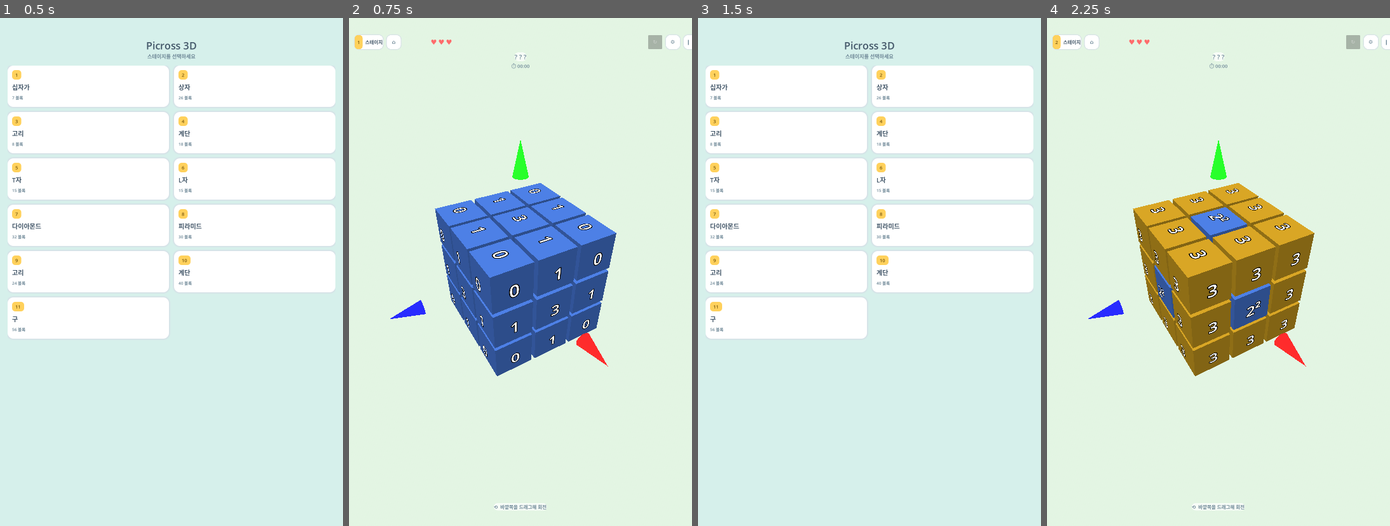
Above: before the commit, frames 1-4 (left to right).
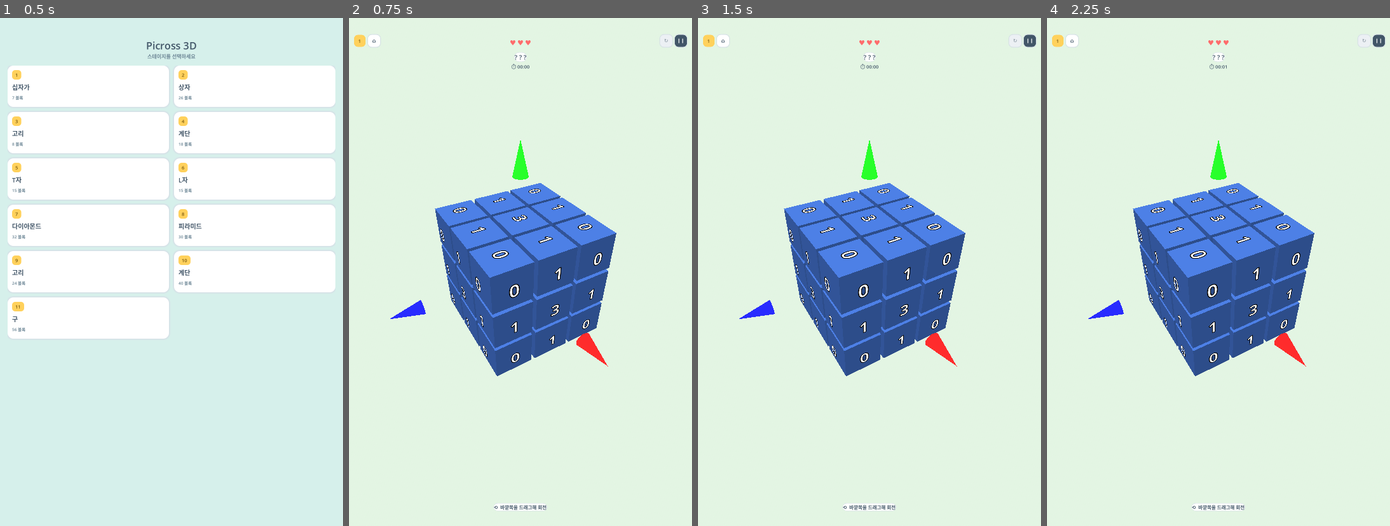
Above: after the commit, the same moments.

Repository: Leewang31/SP-3D_nonogram
Game: Godot game, scene res://Home.tscn
Two runs of this game, one before a commit and one after it. Both use one fixed random seed, a clock stepped at 60 frames per second and the inputs below.
Inputs (mouse positions are in pixels of both pictures, inside the frame that each line leads up to):
- Up to frame 1 (0.5 s): no input
- Up to frame 2 (0.75 s): click (438, 84) at 0.52 s
- Up to frame 3 (1.5 s): click "⌂" at 1.25 s
- Up to frame 4 (2.25 s): click (1300, 84) at 2.02 s

Frame 1 is identical in both runs. In frame 2, 0.7% of the frame differs, in the area x 1-100%, y 3-97%; in frame 3, 47%, in the area x 1-99%, y 3-97%; in frame 4, 13%.

Commit message:
fix: HUD top bar overflow, dead gear button, low contrast, and clue label mirroring
Top bar buttons overflowed off-screen on narrow devices since they were
laid out sequentially with fixed-width spacers; split into independently
anchored left/center/right groups. Removed the unwired gear button,
swapped INK_SOFT (~3:1 contrast) for INK (~7:1) on title/timer/hint text,
gave pills opaque backgrounds with borders, and gave the pause button a
filled primary style to distinguish it from secondary actions.

ClueDisplay's hand-derived Euler rotations for X/Z side-face labels also
mirrored text on one sign due to Label3D's double-sided rendering;
replaced with Basis.looking_at() aligned to each face's outward normal.

Co-Authored-By: Claude Sonnet 5 <noreply@anthropic.com>

Diff:
--- a/scripts/ClueDisplay.gd
+++ b/scripts/ClueDisplay.gd
@@ -30,7 +30,7 @@
 	var text := _format_clue_text(clue, groups)
 	for sign: int in [SIGN_POS, SIGN_NEG]:
 		var label := _make_label(text)
-		label.rotation = _face_rotation(axis, sign)
+		_apply_face_orientation(label, axis, sign)
 
 		var offset := sign * (BlockGrid.BLOCK_SIZE / 2.0 + LABEL_OFFSET)
 		match axis:
@@ -40,11 +40,20 @@
 
 		block.add_child(label)
 
-func _face_rotation(axis: int, sign: int) -> Vector3:
-	match axis:
-		0: return Vector3(0, PI / 2.0 * sign, 0)                       # X+/X- 면을 바라보도록 회전
-		1: return Vector3(-PI / 2.0 * sign, 0, 0)                      # Y+/Y- 면을 바라보도록 회전
-		_: return Vector3.ZERO if sign > 0 else Vector3(0, PI, 0)      # Z+ (기본) / Z-
+# Label3D의 가독면은 로컬 +Z(기존 Z+/기본 케이스로 검증된 기준). X/Z 측면 라벨은
+# looking_at()으로 바깥쪽 법선을 향해 견고하게 정렬 — 기존에 축별로 손으로 유도한
+# 오일러각 공식이 X-/Z- 면에서 라벨 뒷면(거울에 비친 좌우反전 글자)을 보여주는
+# 버그를 유발해(2026-07-18 QA 스크린샷 제보), looking_at 기반으로 교체.
+# Y(상/하)면은 법선이 world up과 평행해 looking_at의 up 기준이 성립하지 않으므로
+# 기존 X축 회전 방식을 그대로 유지.
+func _apply_face_orientation(label: Label3D, axis: int, sign: int) -> void:
+	if axis == 1:
+		label.rotation = Vector3(-PI / 2.0 * sign, 0, 0)
+		return
+	var normal := Vector3(sign, 0, 0) if axis == 0 else Vector3(0, 0, sign)
+	var t := label.transform
+	t.basis = Basis.looking_at(-normal, Vector3.UP)
+	label.transform = t
 
 func _format_clue_text(clue: int, groups: int) -> String:
 	if groups < 2:
--- a/scripts/HUD.gd
+++ b/scripts/HUD.gd
@@ -9,7 +9,6 @@
 const CARD_COLOR := Color(1, 1, 1)
 const CARD_SHADOW := Color(0.835, 0.871, 0.902)
 const INK := Color(0.259, 0.337, 0.408)      # #42606f
-const INK_SOFT := Color(0.427, 0.529, 0.588) # #6d8c9d
 const HEART_FULL := Color(1.0, 0.42, 0.42)
 const HEART_EMPTY := Color(0.886, 0.776, 0.776)
 const STAGE_BADGE := Color(1.0, 0.82, 0.36)
@@ -28,43 +27,51 @@
 	_build()
 
 func _build() -> void:
-	var top_bar := HBoxContainer.new()
-	top_bar.set_anchors_preset(Control.PRESET_TOP_WIDE)
-	top_bar.position = Vector2(18, 54)
-	top_bar.add_theme_constant_override("separation", 12)
-	add_child(top_bar)
-
-	top_bar.add_child(_make_stage_badge())
+	# 좌/중앙/우 3그룹을 각각 화면 기준으로 독립 앵커링 — 한 HBoxContainer에 순차 배치하던
+	# 이전 방식은 고정폭 스페이서(70px) 누적이 좁은 화면 폭을 넘기면 오른쪽 버튼이 잘려나감
+	# (2026-07-18 스크린샷 QA로 발견). 그룹별 앵커는 화면 폭과 무관하게 항상 안전하게 맞음.
+	var left_group := HBoxContainer.new()
+	left_group.set_anchors_preset(Control.PRESET_TOP_LEFT)
+	left_group.position = Vector2(16, 53)
+	left_group.add_theme_constant_override("separation", 8)
+	add_child(left_group)
+
+	left_group.add_child(_make_stage_badge())
 
 	var home_btn := _make_icon_button("⌂")
 	home_btn.pressed.connect(func(): home_pressed.emit())
-	top_bar.add_child(home_btn)
-
-	var spacer1 := Control.new()
-	spacer1.custom_minimum_size = Vector2(70, 0)
-	top_bar.add_child(spacer1)
+	left_group.add_child(home_btn)
+
+	# title_col/bottom_row와 동일한 패턴: TOP_WIDE 앵커로 화면 폭 전체를 차지시키고
+	# alignment=CENTER로 자식(하트)만 가운데 정렬 — 화면 폭에 의존하지 않음.
+	var center_group := HBoxContainer.new()
+	center_group.set_anchors_preset(Control.PRESET_TOP_WIDE)
+	center_group.position = Vector2(0, 62)
+	center_group.alignment = BoxContainer.ALIGNMENT_CENTER
+	add_child(center_group)
 
 	_hearts = HBoxContainer.new()
 	_hearts.add_theme_constant_override("separation", 4)
-	top_bar.add_child(_hearts)
-
-	var spacer2 := Control.new()
-	spacer2.size_flags_horizontal = Control.SIZE_EXPAND_FILL
-	top_bar.add_child(spacer2)
+	center_group.add_child(_hearts)
+
+	var right_group := HBoxContainer.new()
+	right_group.set_anchors_preset(Control.PRESET_TOP_RIGHT)
+	right_group.grow_horizontal = Control.GROW_DIRECTION_BEGIN  # 오른쪽 끝 고정, 폭은 왼쪽으로 확장
+	right_group.position = Vector2(-16, 53)
+	right_group.add_theme_constant_override("separation", 8)
+	add_child(right_group)
 
 	_reset_btn = _make_icon_button("↻")
 	_reset_btn.disabled = true
 	_reset_btn.pressed.connect(func(): reset_pressed.emit())
-	top_bar.add_child(_reset_btn)
-
-	top_bar.add_child(_make_icon_button("⚙"))
-
-	var pause_btn := _make_icon_button("❙❙")
+	right_group.add_child(_reset_btn)
+
+	var pause_btn := _make_primary_icon_button("❙❙")
 	pause_btn.pressed.connect(func():
 		_is_paused = not _is_paused
 		pause_pressed.emit(_is_paused)
 	)
-	top_bar.add_child(pause_btn)
+	right_group.add_child(pause_btn)
 
 	# 미스터리 타이틀 + 타이머
 	var title_col := VBoxContainer.new()
@@ -75,14 +82,14 @@
 	add_child(title_col)
 
 	var title_pill := PanelContainer.new()
-	title_pill.add_theme_stylebox_override("panel", _pill_style(Color(1, 1, 1, 0.7), 16))
+	title_pill.add_theme_stylebox_override("panel", _pill_style(16))
 	title_pill.size_flags_horizontal = Control.SIZE_SHRINK_CENTER
 	title_col.add_child(title_pill)
 
 	_title_label = Label.new()
 	_title_label.text = "? ? ?"
 	_title_label.add_theme_font_size_override("font_size", 20)
-	_title_label.add_theme_color_override("font_color", INK_SOFT)
+	_title_label.add_theme_color_override("font_color", INK)
 	title_pill.add_child(_title_label)
 	title_pill.add_theme_constant_override("margin_left", 20)
 	title_pill.add_theme_constant_override("margin_right", 20)
@@ -97,13 +104,16 @@
 	_timer_label = Label.new()
 	_timer_label.text = "⏱ 00:00"
 	_timer_label.add_theme_font_size_override("font_size", 15)
-	_timer_label.add_theme_color_override("font_color", INK_SOFT)
+	_timer_label.add_theme_color_override("font_color", INK)
 	timer_row.add_child(_timer_label)
 
-	# 클리어 / 게임오버 메시지 (평소 숨김)
+	# 클리어 / 게임오버 메시지 (평소 숨김) — 3D 씬 위에 바로 얹히므로 아웃라인 필수
+	# (배경 팔레트가 파스텔이라 아웃라인 없으면 CLEAR! 등 밝은 색 텍스트가 묻힘)
 	_message_label = Label.new()
 	_message_label.set_anchors_preset(Control.PRESET_CENTER)
 	_message_label.add_theme_font_size_override("font_size", 30)
+	_message_label.add_theme_constant_override("outline_size", 6)
+	_message_label.add_theme_color_override("font_outline_color", Color(0.05, 0.04, 0.03))
 	_message_label.visible = false
 	add_child(_message_label)
 
@@ -116,13 +126,13 @@
 	add_child(bottom_row)
 
 	var hint_pill := PanelContainer.new()
-	hint_pill.add_theme_stylebox_override("panel", _pill_style(Color(1, 1, 1, 0.72), 22))
+	hint_pill.add_theme_stylebox_override("panel", _pill_style(22))
 	bottom_row.add_child(hint_pill)
 
 	var hint_label := Label.new()
 	hint_label.text = "⟲  바깥쪽을 드래그해 회전"
 	hint_label.add_theme_font_size_override("font_size", 15)
-	hint_label.add_theme_color_override("font_color", INK_SOFT)
+	hint_label.add_theme_color_override("font_color", INK)
 	hint_pill.add_child(hint_label)
 	hint_pill.add_theme_constant_override("margin_left", 20)
 	hint_pill.add_theme_constant_override("margin_right", 20)
@@ -132,74 +142,83 @@
 	set_lives(_max_lives, _max_lives)
 
 func _make_stage_badge() -> PanelContainer:
-	var card := PanelContainer.new()
-	card.add_theme_stylebox_override("panel", _card_style())
-	var row := HBoxContainer.new()
-	row.add_theme_constant_override("separation", 8)
-	card.add_child(row)
-	card.add_theme_constant_override("margin_left", 10)
-	card.add_theme_constant_override("margin_right", 14)
-	card.add_theme_constant_override("margin_top", 8)
-	card.add_theme_constant_override("margin_bottom", 8)
-
+	# "스테이지" 텍스트 라벨을 감싸던 흰 카드 제거, 숫자 칩만 표시 — 화면 컨텍스트상
+	# 중복 정보였고 상단바 폭 절약에도 도움 (Figma 목업 2026-07-18 반영)
 	var badge := PanelContainer.new()
+	badge.custom_minimum_size = Vector2(36, 36)
 	var badge_style := StyleBoxFlat.new()
 	badge_style.bg_color = STAGE_BADGE
-	badge_style.corner_radius_top_left = 10
-	badge_style.corner_radius_top_right = 10
-	badge_style.corner_radius_bottom_left = 10
-	badge_style.corner_radius_bottom_right = 10
-	badge_style.content_margin_left = 8
-	badge_style.content_margin_right = 8
-	badge_style.content_margin_top = 4
-	badge_style.content_margin_bottom = 4
+	badge_style.corner_radius_top_left = 12
+	badge_style.corner_radius_top_right = 12
+	badge_style.corner_radius_bottom_left = 12
+	badge_style.corner_radius_bottom_right = 12
 	badge.add_theme_stylebox_override("panel", badge_style)
-	row.add_child(badge)
 
 	_stage_label = Label.new()
 	_stage_label.text = "1"
 	_stage_label.add_theme_font_size_override("font_size", 15)
 	_stage_label.add_theme_color_override("font_color", Color(0.478, 0.353, 0.071))
+	_stage_label.horizontal_alignment = HORIZONTAL_ALIGNMENT_CENTER
+	_stage_label.vertical_alignment = VERTICAL_ALIGNMENT_CENTER
 	badge.add_child(_stage_label)
 
-	var name_label := Label.new()
-	name_label.text = "스테이지"
-	name_label.add_theme_font_size_override("font_size", 15)
-	name_label.add_theme_color_override("font_color", INK)
-	row.add_child(name_label)
-
-	return card
+	return badge
 
 func _make_icon_button(glyph: String) -> Button:
 	var btn := Button.new()
 	btn.text = glyph
-	btn.custom_minimum_size = Vector2(44, 44)
+	btn.custom_minimum_size = Vector2(38, 38)
 	btn.add_theme_font_size_override("font_size", 16)
-	btn.add_theme_color_override("font_color", INK_SOFT)
+	btn.add_theme_color_override("font_color", INK)
+	btn.add_theme_color_override("font_disabled_color", Color(INK.r, INK.g, INK.b, 0.45))
 	btn.add_theme_stylebox_override("normal", _card_style())
 	btn.add_theme_stylebox_override("hover", _card_style())
 	btn.add_theme_stylebox_override("pressed", _card_style())
+	btn.add_theme_stylebox_override("disabled", _card_style(0.55))
 	btn.focus_mode = Control.FOCUS_NONE
 	return btn
 
-func _card_style() -> StyleBoxFlat:
+# 자주 쓰는 주 액션(일시정지)을 나머지 보조 버튼과 시각적으로 구분하기 위한
+# 채워진 스타일 — Figma 목업(2026-07-18)의 버튼 위계 구분 반영
+func _make_primary_icon_button(glyph: String) -> Button:
+	var btn := Button.new()
+	btn.text = glyph
+	btn.custom_minimum_size = Vector2(38, 38)
+	btn.add_theme_font_size_override("font_size", 14)
+	btn.add_theme_color_override("font_color", Color(1, 1, 1))
+	var style := _card_style()
+	style.bg_color = INK
+	btn.add_theme_stylebox_override("normal", style)
+	btn.add_theme_stylebox_override("hover", style)
+	btn.add_theme_stylebox_override("pressed", style)
+	btn.focus_mode = Control.FOCUS_NONE
+	return btn
+
+func _card_style(alpha: float = 1.0) -> StyleBoxFlat:
 	var style := StyleBoxFlat.new()
-	style.bg_color = CARD_COLOR
-	style.corner_radius_top_left = 14
-	style.corner_radius_top_right = 14
-	style.corner_radius_bottom_left = 14
-	style.corner_radius_bottom_right = 14
+	style.bg_color = Color(CARD_COLOR.r, CARD_COLOR.g, CARD_COLOR.b, alpha)
+	style.corner_radius_top_left = 12
+	style.corner_radius_top_right = 12
+	style.corner_radius_bottom_left = 12
+	style.corner_radius_bottom_right = 12
 	style.shadow_color = CARD_SHADOW
 	style.shadow_size = 4
 	return style
 
-func _pill_style(color: Color, radius: int) -> StyleBoxFlat:
+# 반투명 배경이 민트색 배경과 거의 안 구분되던 문제 수정 — 불투명 배경 + 테두리로
+# 경계를 뚜렷하게 (Figma 목업 2026-07-18 대비 개선 반영)
+func _pill_style(radius: int) -> StyleBoxFlat:
 	var style := StyleBoxFlat.new()
-	style.bg_color = color
+	style.bg_color = Color(1, 1, 1, 0.92)
 	style.corner_radius_top_left = radius
 	style.corner_radius_top_right = radius
 	style.corner_radius_bottom_left = radius
 	style.corner_radius_bottom_right = radius
+	style.border_width_left = 1
+	style.border_width_right = 1
+	style.border_width_top = 1
+	style.border_width_bottom = 1
+	style.border_color = CARD_SHADOW
 	return style
 
 func set_stage(n: int) -> void:
Not shown, changed: wiki/log.md
